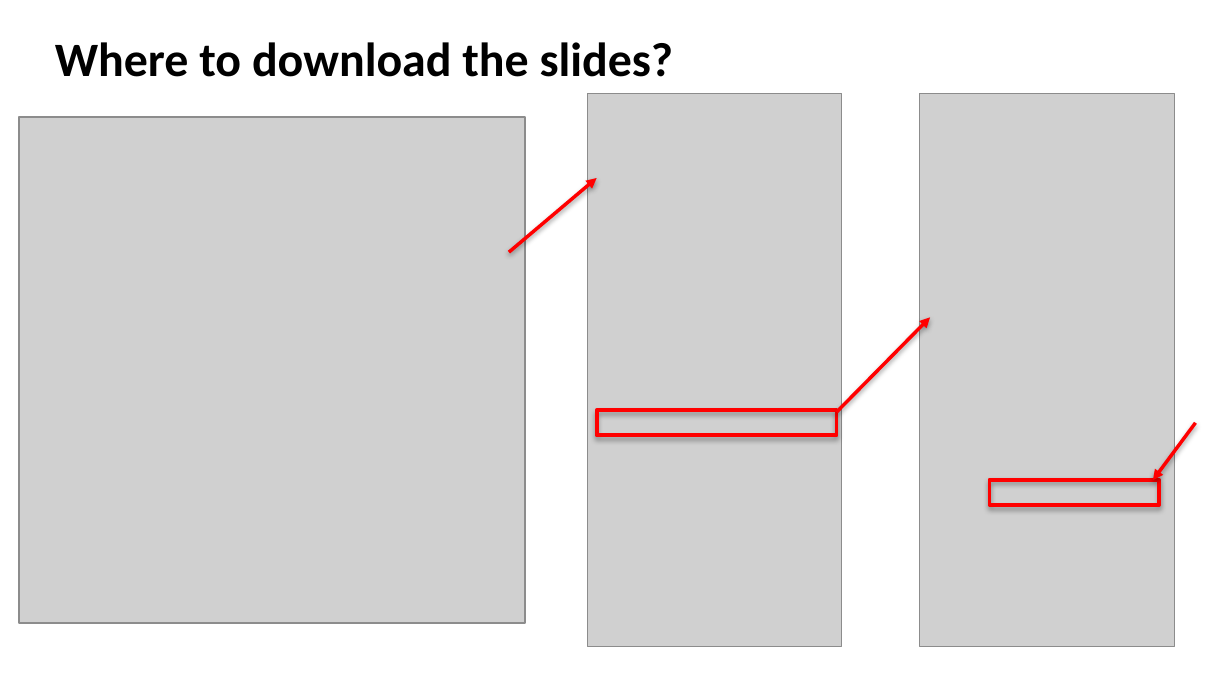
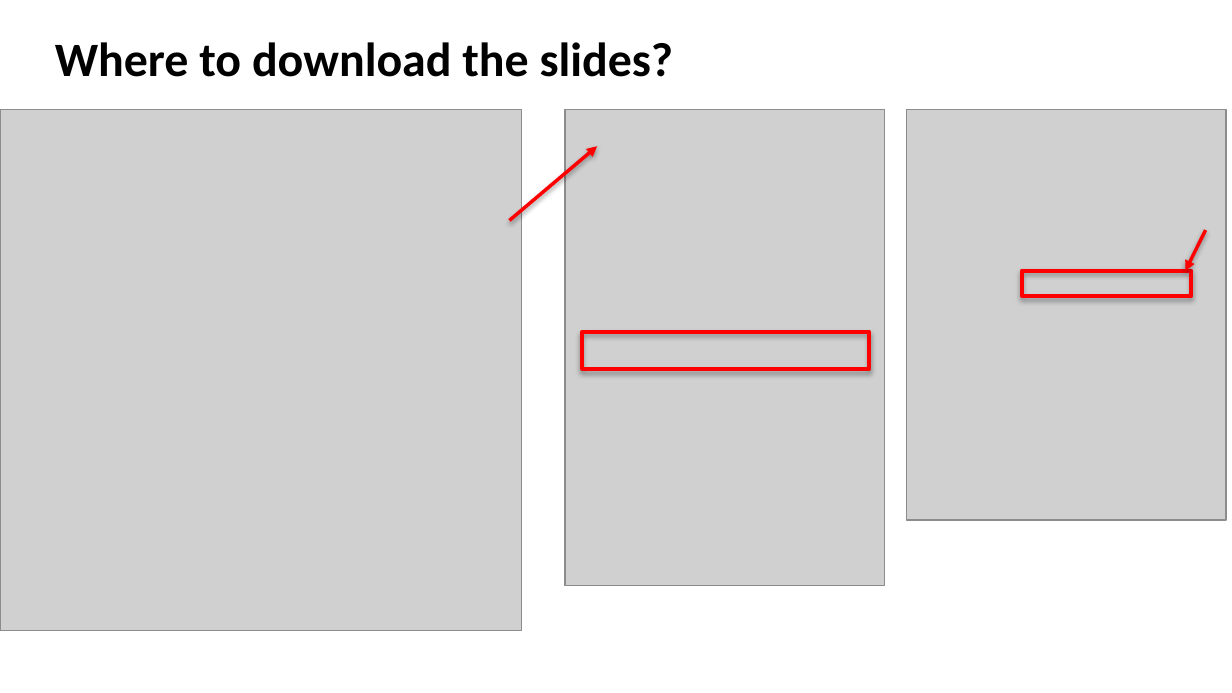
Before and after one commit to Jayceshuo/CV1711_Slides, a slide deck: slide 9 of CV1711-WEEK1-3.pptx (slide 10 before the commit). Drawn at 1232x693 pixels with LibreOffice and Linux fonts; fonts in the diff are those of the drawing; grey boxes stand for pictures; background and template pictures are left out. Boxes give left, top, right and bottom in pixels: in the first picture for what was removed or moved away, otherwise in the second. Text is boxed around its words. In the diff, an @@ line names an element or a change of style, - is before the commit and + after.

```diff
--- a/CV1711-WEEK1-3.pptx
+++ b/CV1711-WEEK1-3.pptx
@@ picture: place and size @@
-picture at (18,117,525,623)
+picture at (0,110,521,631)
@@ picture: place and size @@
-picture at (588,94,843,647)
+picture at (565,110,885,586)
@@ picture: place and size @@
-picture at (920,94,1175,647)
+picture at (907,110,1226,521)
@@ arrow moved from (509, 253) - (596, 179) to (510, 221) - (598, 147) @@
@@ arrow moved from (1195, 423) - (1153, 480) to (1206, 230) - (1185, 271) @@
@@ rectangle: place and size @@
-rectangle at (989,479,1159,504)
+rectangle at (1021,271,1191,296)
@@ arrow removed from (837, 411) to (930, 318) @@
@@ rectangle: place and size @@
-rectangle at (596,410,837,435)
+rectangle at (583,331,870,368)
```
Also in this commit, not shown: 1 other slide changed, 1 slide removed, 1 other file.
